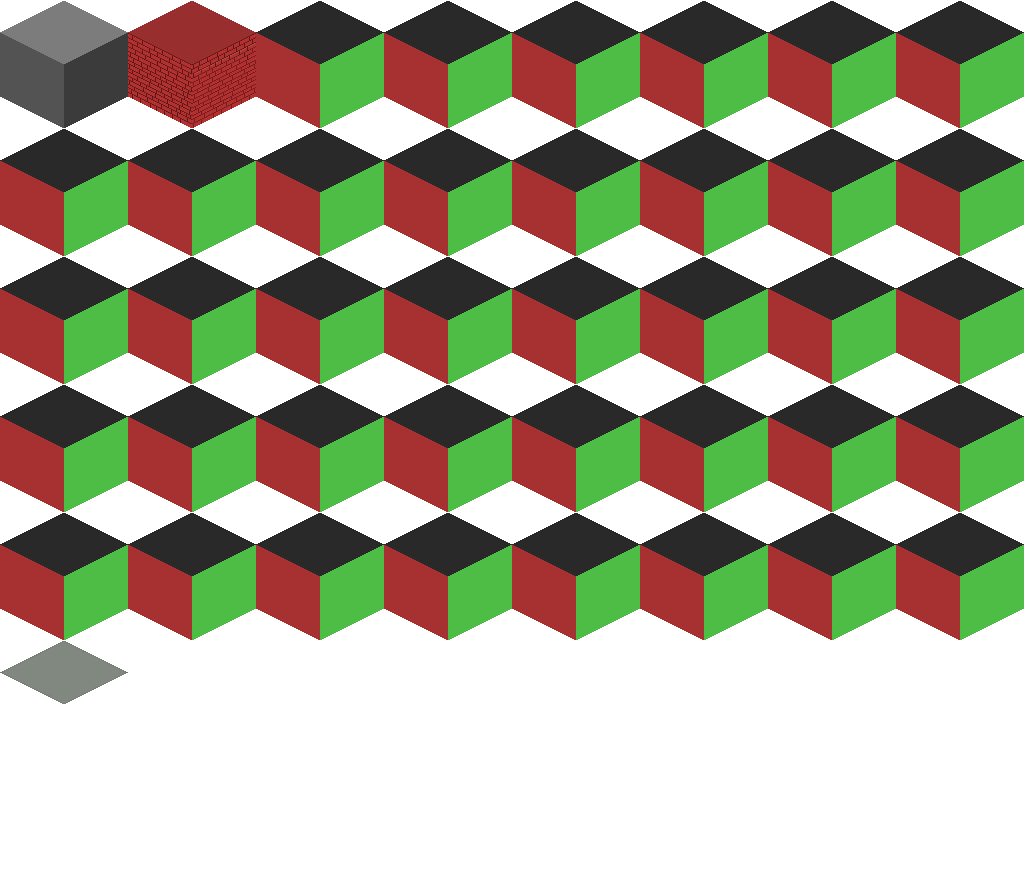
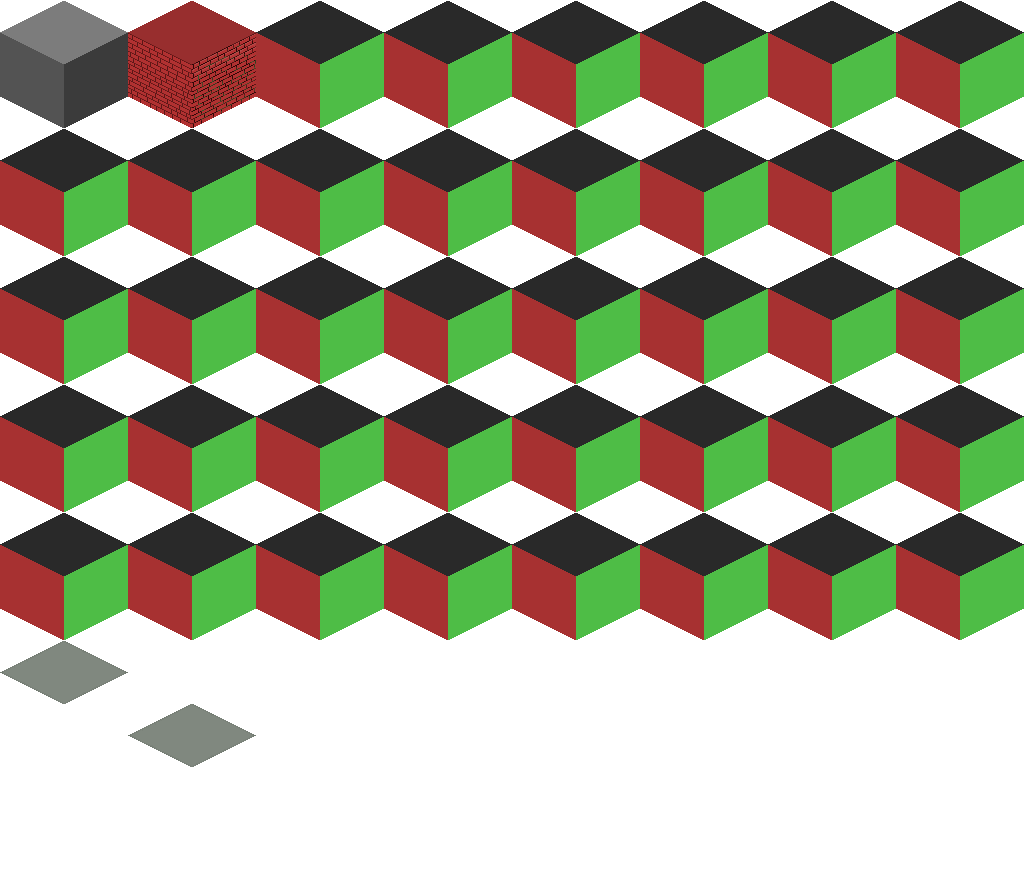
The second 1024x896 image is a revision of the first. Changes to its layers:
added layer "Calque 129" above "Calque 126" over [128, 704, 256, 767]
added layer "Calque 127" in group "right" over [191, 33, 256, 128]
added layer "Calque 128" in group "right" over [192, 33, 256, 79]
painted on "Calque 124" over [193, 62, 236, 87]
